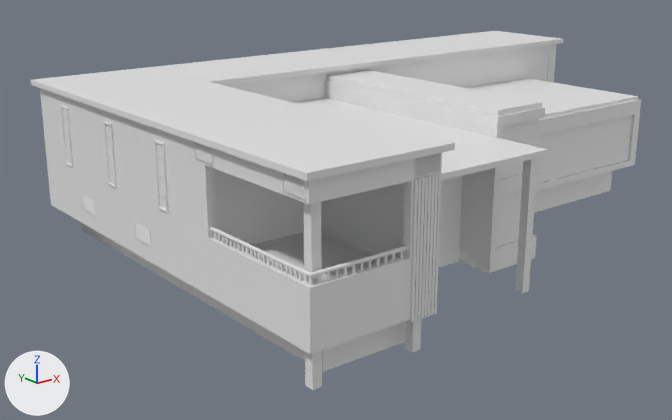
The FBX model Models/Buildings/SM_HighScool_High.fbx, before and after one commit.
Camera for both pictures: a 50 mm camera at (-44.01, -44.54, 20.47) aimed at (-5.87, 3.14, 1.4). Every picture has the same lights, and +X, +Y and +Z are marked at lower left. The picture after the commit comes second. Where no turn or scale is listed for an object, it has been applied to the vertices. Vertices at exactly the same position are counted once.

The older version as bpy lines, for what is in view:
```python
me_mesh = bpy.data.meshes.new('Mesh')
me_mesh.from_pydata(...)  # 3190 vertices, 1911 faces; spans x -22.0..22.0, y -15.1..15.1, z 0.0..10.6
me_mesh.materials.append(mat_openpbr_shader1)  # white #e7e7e7
ob_sm_highscool_high = bpy.data.objects.new('SM_HighScool_High', me_mesh)
ob_sm_highscool_high.location = (0.0, 0.0, 0.0)
```
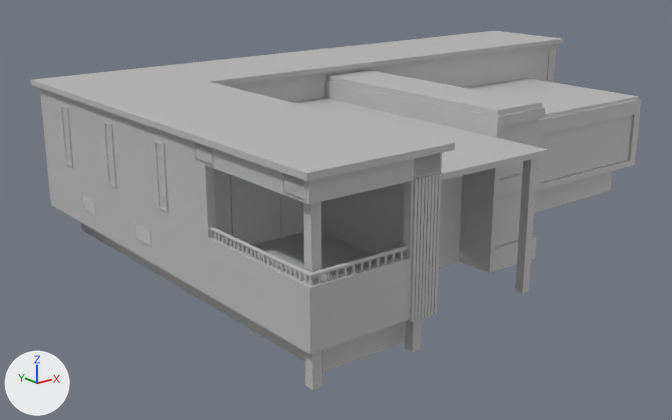
Changed parts and their boxes (x1, y1, x2, y2) in the pictures (672 x 420 px):
part 1 of me_mesh, added
    after: (230, 175, 284, 248)
part 2 of me_mesh, recoloured (white to grey)
    both: (31, 31, 641, 390)

The edits, one by one:
Material 'SM_Highschool' (mat_sm_highschool) is new.
Its base color is (0.5, 0.5, 0.5) (grey #bcbcbc).
me_mesh is used by ob_sm_highscool_high; location (0.0, 0.0, 0.0).
me_mesh had 3190 vertices, 1911 faces and spanned x -22.0..22.0, y -15.1..15.1, z 0.0..10.6.
me_mesh now has 3205 vertices, 1921 faces and spans x -22.0..22.0, y -15.1..15.1, z 0.0..10.6.
me_mesh part 1: a new loose piece of 16 vertices spanning x -19.6..-16.4, y -5.5..-5.2, z 4.0..8.9, in mat_sm_highschool (grey #bcbcbc).
me_mesh part 2: 1766 faces spanning x -22.0..22.0, y -15.1..15.1, z 0.0..10.6 switch from mat_openpbr_shader1 (white #e7e7e7) to mat_sm_highschool (grey #bcbcbc).
Other edits to the shape of me_mesh do not show in these pictures.
